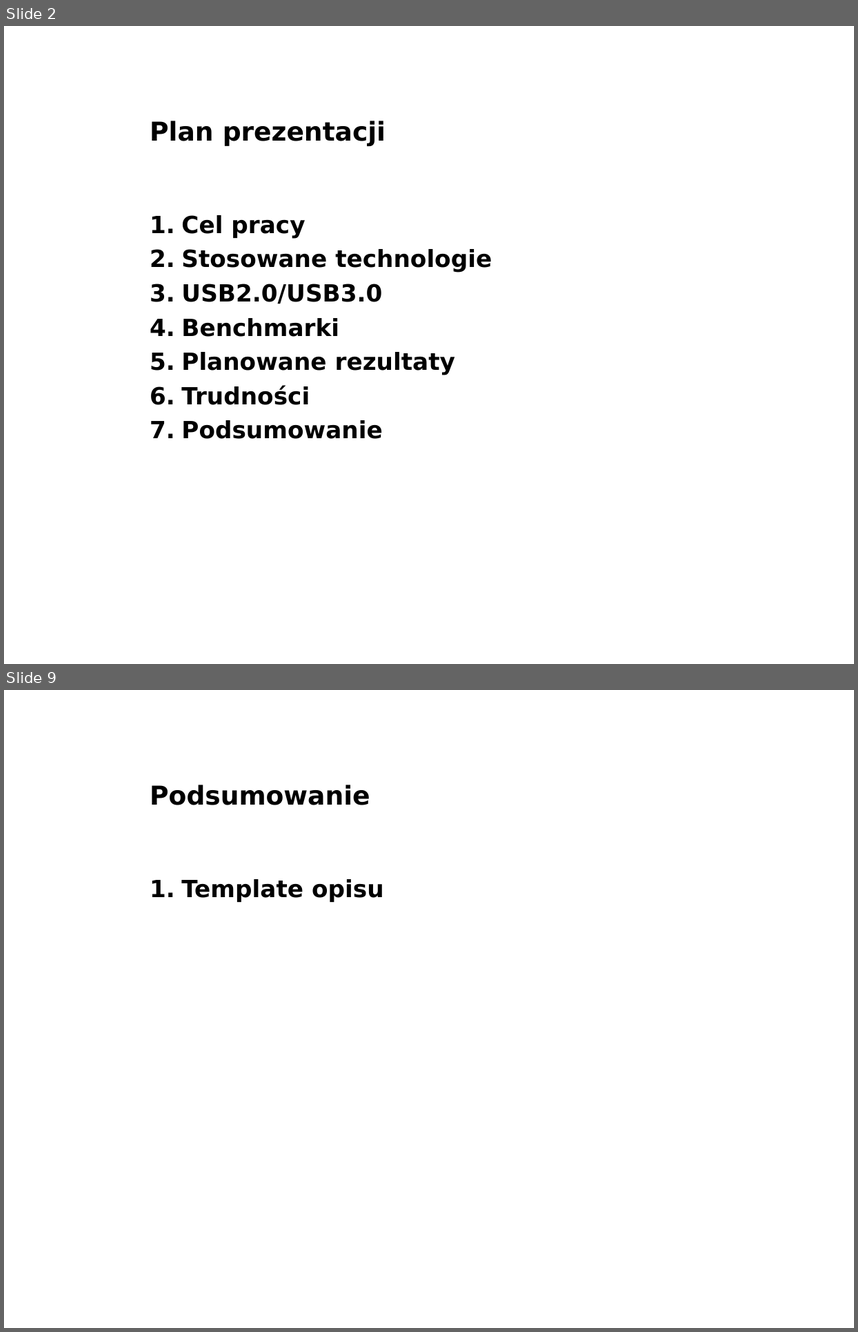
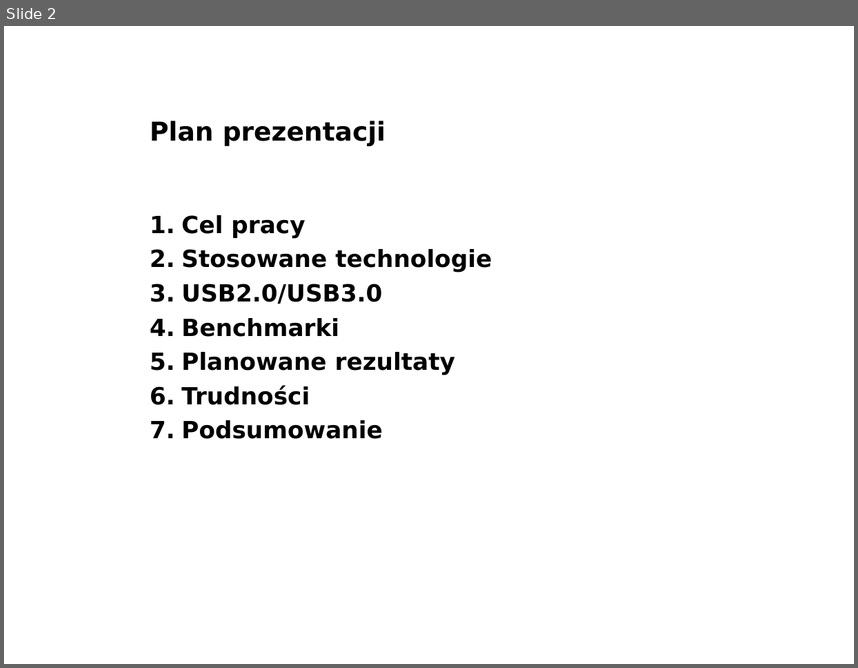
Before and after one commit to lpawlik91/USBSpeedTest, a slide deck: docs/seminaria1.ppt. Shown one above the other, each under a label of ours: slides 2 and 9 before the commit, slide 2 after it; the slides between them are not shown. The pictures are 858x1332 and 858x668 pixels, drawn with LibreOffice and Linux fonts; fonts in the diff are those of the drawing; background and template pictures are left out. Boxes give left, top, right and bottom in pixels: in the first picture for what was removed or moved away, otherwise in the second. Text is boxed around its words. In the diff, an @@ line names an element or a change of style, - is before the commit and + after.

```diff
--- a/docs/seminaria1.ppt
+++ b/docs/seminaria1.ppt
@@ slide 9 removed at (4, 690, 854, 1328), background picture (left out) @@
@@ title removed at (150, 785, 370, 805) @@
-Podsumowanie
@@ text removed at (181, 879, 384, 902) @@
-1. Template opisu
```
Also in this commit, not shown: 3 slides changed, 6 slides added, 3 other slides removed.
